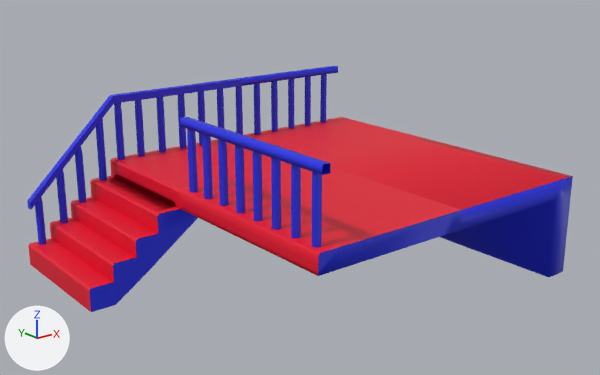
Two versions of the FBX model Assets/Models/HG_Models/porchStairs.fbx, one commit apart.
Both versions are drawn from a 50 mm lens placed at (-4.73, -12.42, 5.18), pointed at (3.06, -2.69, 1.29). The axes (+X, +Y, +Z) are drawn at lower left. The lights are the same throughout.
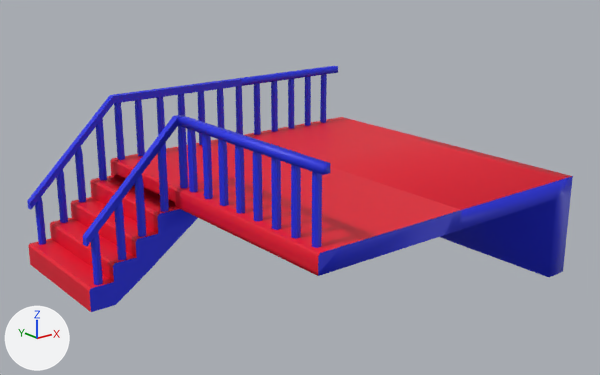
Pixel boxes [x1, y1, x2, y2] of what changed, in the pictures (600 x 375 px):
part 1 of me_cube_003, added (blue): after [114, 201, 126, 260]
part 2 of me_cube_003, added (blue): after [135, 174, 146, 237]
part 3 of me_cube_003, added (blue): after [158, 142, 169, 212]
part 4 of me_cube_003, added (blue): after [178, 126, 188, 188]
part 5 of me_cube_003, added (blue): after [91, 233, 103, 285]
part 6 of me_cube_003, added: after [322, 163, 330, 175]
part 7 of me_cube_003, built on (blue): after [83, 115, 186, 246]

The change, as a list of edits to the scene's bpy script:
```text
Change me_cube_003:
    used by ob_cube_002; location = (1.3, -0.85, 1.01)
    verts and faces of me_cube_003; kept vertices keep their numbers, new ones are numbered from 1446
    before: 1163 (-0.08, -4.55, 1.57) at pixel (322, 164), 1164 (-0.08, -4.55, 1.45) at pixel (322, 175), 1165 (0.04, -4.55, 1.45) at pixel (330, 173), 1166 (0.04, -4.55, 1.57) at pixel (330, 163)
    remove me_cube_003.from_pydata(...)  # 1446 vertices, 1221 faces; spans x -1.64..5.0, y -4.55..0.86, z -1.31..1.57
    add me_cube_003.from_pydata(...)  # 1578 vertices, 1319 faces; spans x -1.64..5.0, y -4.55..0.86, z -1.31..1.57
    me_cube_003 part 1: the loose piece of 24 vertices spanning x -1.12..-1.01, y 0.68..0.79, z -0.61..0.58 is copied, and the copy is moved by (0.0, -2.02, 0.0); it spans x -1.12..-1.01, y -1.34..-1.23, z -0.61..0.58
    me_cube_003 part 2: the loose piece of 24 vertices spanning x -0.78..-0.67, y 0.68..0.79, z -0.34..0.88 is copied, and the copy is moved by (0.0, -2.02, 0.0); it spans x -0.78..-0.67, y -1.34..-1.23, z -0.34..0.88
    me_cube_003 part 3: the loose piece of 24 vertices spanning x -0.39..-0.28, y 0.68..0.79, z -0.06..1.25 is copied, and the copy is moved by (0.0, -2.02, 0.0); it spans x -0.39..-0.28, y -1.34..-1.23, z -0.06..1.25
    me_cube_003 part 4: the loose piece of 24 vertices spanning x -0.05..0.06, y -1.6..-1.49, z 0.22..1.54 is copied, and the copy is moved by (0.0, 0.26, 0.0); it spans x -0.05..0.06, y -1.34..-1.23, z 0.22..1.54
    me_cube_003 part 5: the loose piece of 24 vertices spanning x -1.51..-1.4, y 0.68..0.79, z -0.99..0.19 is copied, and the copy is moved by (0.0, -2.02, 0.0); it spans x -1.51..-1.4, y -1.34..-1.23, z -0.99..0.19
    me_cube_003 part 6
    add faces += [(1163, 1164, 1165, 1166)]  # mat_material_002 (blue #1e2be7)
    me_cube_003 part 7
    1 face is deleted
    6 vertices are added at (-0.09, -1.34, 1.45), (-0.09, -1.34, 1.57), (-1.61, -1.34, -0.04), (-1.61, -1.34, 0.08), (0.04, -1.34, 1.57), (0.04, -1.34, 1.45)
    6 new vertices lie (0.0, 0.12, 0.0) away from vertices in x -1.61..0.04, y -1.34, z -0.04..1.57
    13 new faces join them, mat_material_002 (blue #1e2be7)
```
